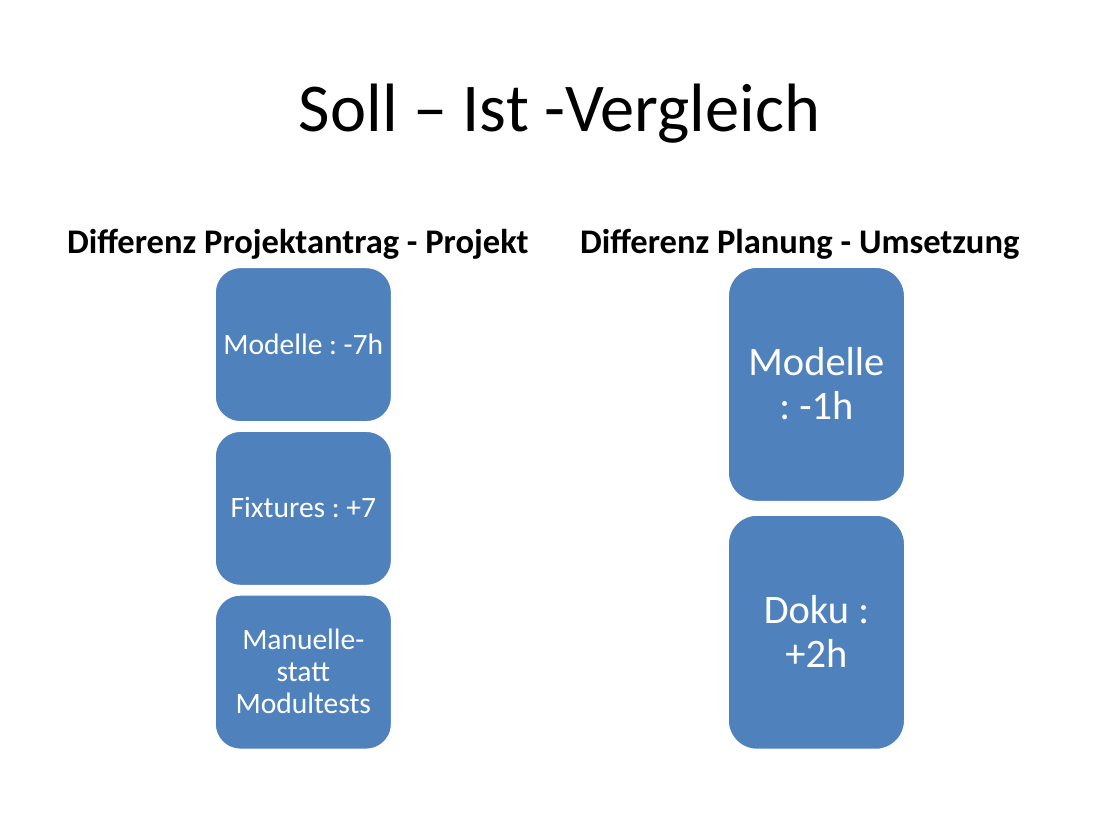
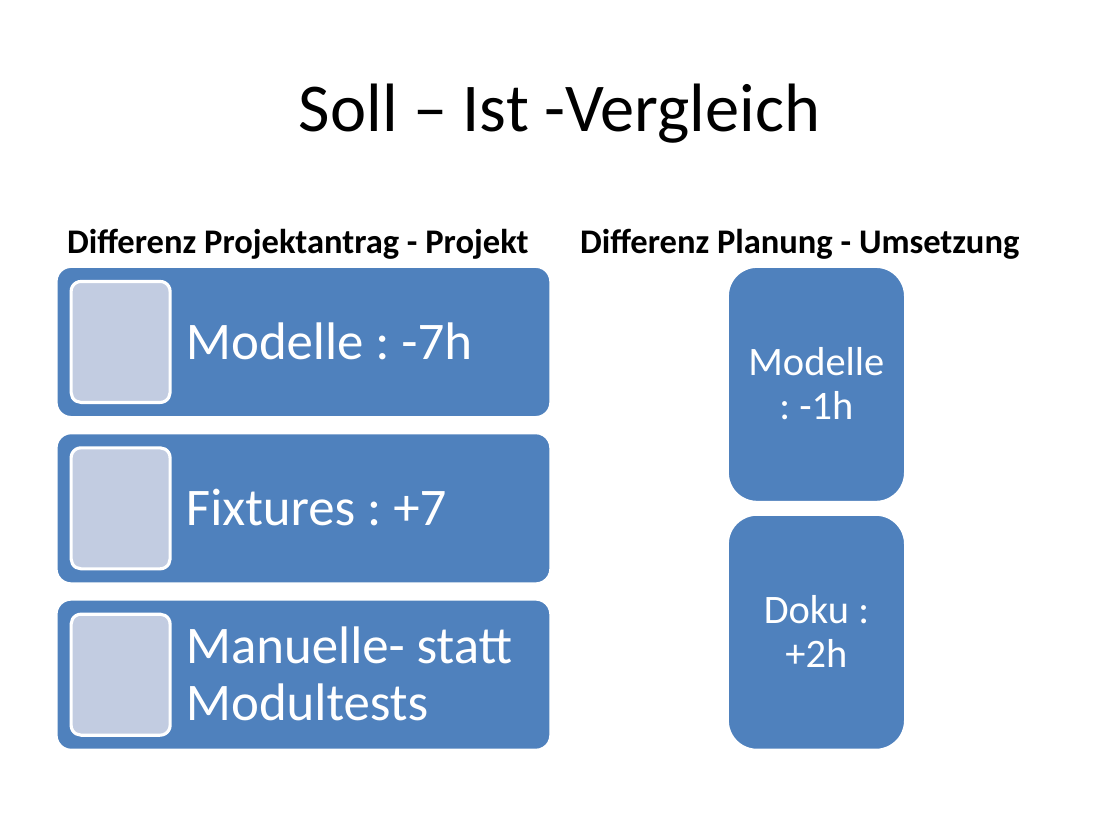
Before and after one commit to janhelmle/weiterbildung_fachinformatiker_ihk_projektantrag, a slide deck: slide 14 of praesentation/Projektpräsentation.pptx. Drawn at 1120x840 pixels with LibreOffice and Linux fonts; fonts in the diff are those of the drawing. Boxes give left, top, right and bottom in pixels: in the first picture for what was removed or moved away, otherwise in the second. Text is boxed around its words. In the diff, an @@ line names an element or a change of style, - is before the commit and + after.

Commit message:
Progress

```diff
--- a/praesentation/Projektpräsentation.pptx
+++ b/praesentation/Projektpräsentation.pptx
@@ rounded rectangle: place and size @@
-rounded rectangle at (214, 267, 392, 422)
+rounded rectangle at (56, 267, 551, 418)
@@ text "Modelle : -7h": place and size @@
-text "Modelle : -7h" at (223, 333, 383, 354)
+text "Modelle : -7h" at (186, 322, 472, 360)
@@ rounded rectangle added at (72, 281, 170, 402), fill #C2CDE1, outline #FFFFFF 2 pt @@
@@ rounded rectangle: place and size @@
-rounded rectangle at (214, 430, 392, 586)
+rounded rectangle at (56, 432, 551, 584)
@@ rounded rectangle added at (72, 448, 170, 569), fill #C2CDE1, outline #FFFFFF 2 pt @@
@@ text "Fixtures : +7": place and size @@
-text "Fixtures : +7" at (231, 496, 376, 517)
+text "Fixtures : +7" at (186, 488, 446, 526)
@@ proportions changed in 3 elements at (56, 432, 551, 584), (56, 267, 551, 418), (56, 599, 551, 750) @@
@@ rounded rectangle: place and size @@
-rounded rectangle at (214, 594, 392, 749)
+rounded rectangle at (56, 599, 551, 750)
@@ size 19 to 34 pt; alignment centre to left; more space between paragraphs in 3 elements at (186, 488, 446, 526), (186, 322, 472, 360), (186, 626, 512, 721) @@
@@ text "Manuelle- statt Modultests": place and size @@
-text "Manuelle- statt Modultests" at (236, 628, 371, 713)
+text "Manuelle- statt Modultests" at (186, 626, 512, 721)
@@ rounded rectangle added at (72, 614, 170, 735), fill #C2CDE1, outline #FFFFFF 2 pt @@
```
Also in this commit, not shown: 1 other slide changed.
